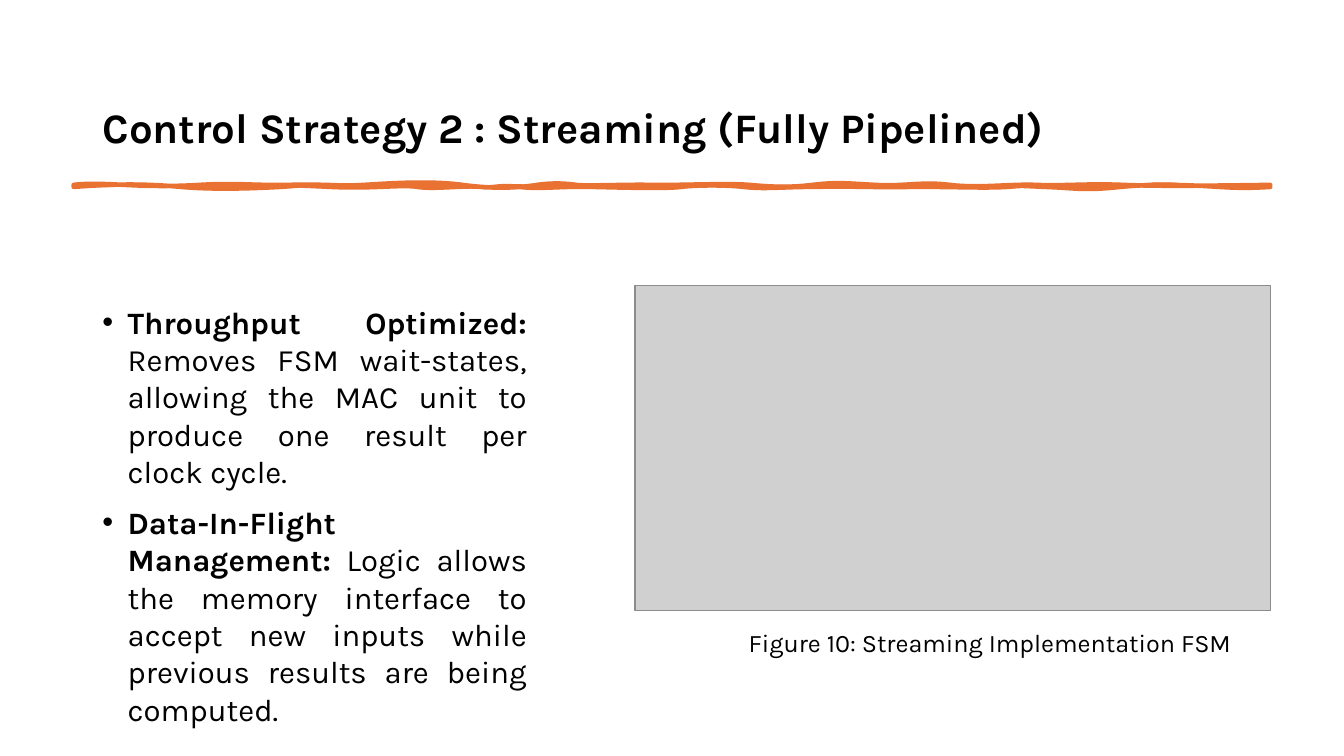
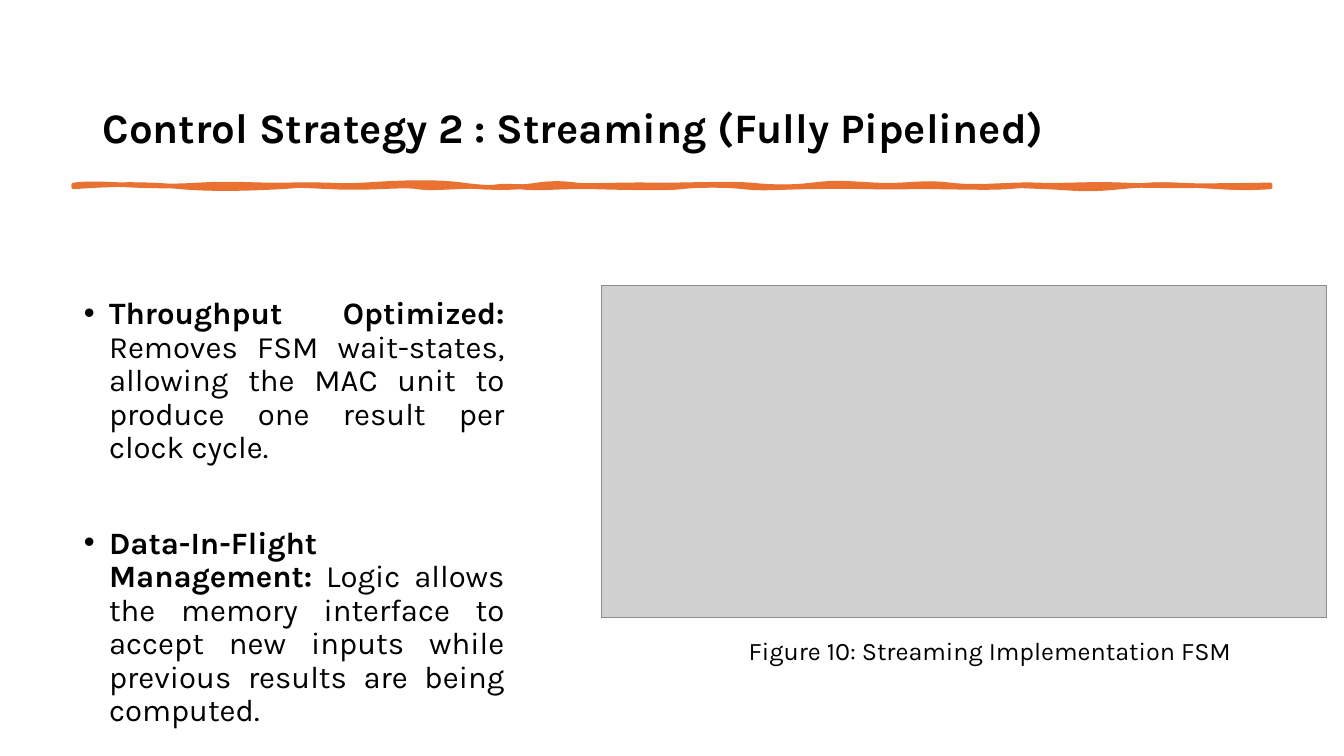
Before and after one commit to varunposimsetty/SAL_TaskAssignment, a slide deck: slide 11 of doc/Varun_Posimsetty_SAL_Presentation.pptx. Drawn at 1344x756 pixels with LibreOffice and Linux fonts; fonts in the diff are those of the drawing; grey boxes stand for pictures. Boxes give left, top, right and bottom in pixels: in the first picture for what was removed or moved away, otherwise in the second. Text is boxed around its words. In the diff, an @@ line names an element or a change of style, - is before the commit and + after.

```diff
--- a/doc/Varun_Posimsetty_SAL_Presentation.pptx
+++ b/doc/Varun_Posimsetty_SAL_Presentation.pptx
@@ text "Throughput Optimized: Removes FSM wait-states, ...": place and size @@
-text "Throughput Optimized: Removes FSM wait-states, ..." at (128, 312, 527, 728)
+text "Throughput Optimized: Removes FSM wait-states, ..." at (109, 302, 505, 729)
@@ text "Throughput Optimized: Removes FSM wait-states, ..." at (109, 302, 505, 729): line spacing 1 to 0.9 @@
@@ picture: place and size @@
-picture at (635, 286, 1270, 611)
+picture at (601, 286, 1326, 618)
@@ text "Figure 10: Streaming Implementation FSM": place and size @@
-text "Figure 10: Streaming Implementation FSM" at (749, 634, 1231, 658)
+text "Figure 10: Streaming Implementation FSM" at (749, 642, 1231, 667)
```
Also in this commit, not shown: 10 other slides changed, 2 other files.
